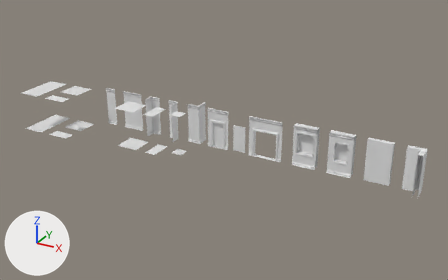
Two versions of the FBX model UnityProject/Assets/Visuals/3D Assets/!Level Design Setups/V02/Import/LevelDesignSetup_V0.2.fbx, one commit apart.
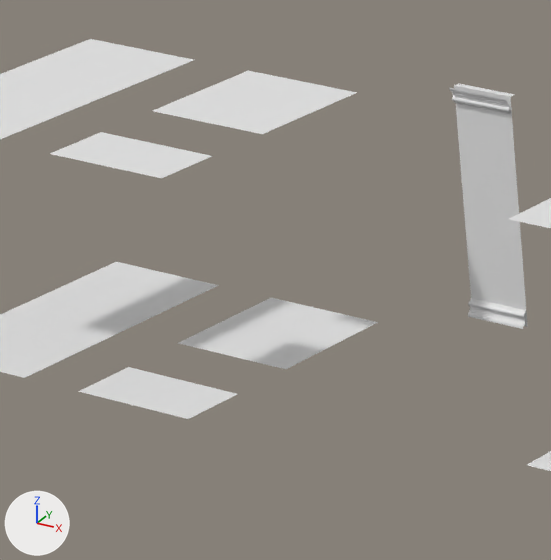
The first picture shows the older version from a 50 mm lens placed at (31.3, -43.3, 22.4), pointed at (8.2, -1.3, 1.5). The close-ups show both versions on the part from 8% to 27% of the width and 27% to 57% of the height of that picture; other places that the commit changed are outside them. The axes (+X, +Y, +Z) are drawn at lower left. The lights are the same throughout. Where no turn or scale is listed for an object, it has been applied to the vertices.

In view in the first close-up: 'Roof_2*2m', 'WallMoldings_2m.001', 'Wall_1m', 'WoodFloor_1*2m', 'WoodFloor_1*2m_Ceiling', 'WoodFloor_2*2', 'WoodFloor_2*2_Ceiling', 'WoodFloor_2*4', 'WoodFloor_2*4_Ceiling'.
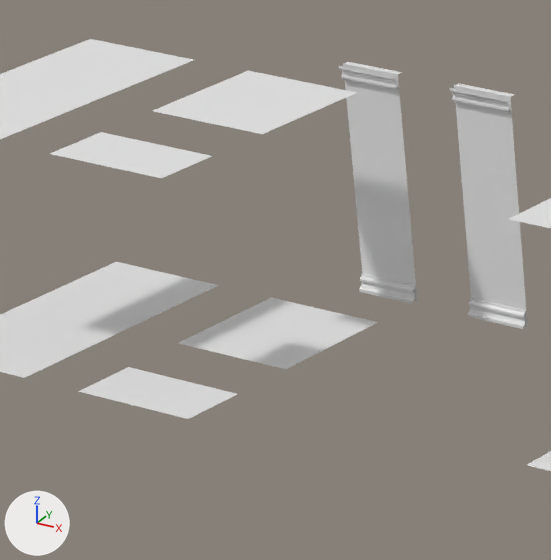
Where the newer file only moved an object's origin or applied its transform, the numbers keep the older frame.

The change, as a diff of the scene's bpy script:
```diff
--- a/UnityProject/Assets/Visuals/3D Assets/!Level Design Setups/V02/Import/LevelDesignSetup_V0.2.fbx.py
+++ b/UnityProject/Assets/Visuals/3D Assets/!Level Design Setups/V02/Import/LevelDesignSetup_V0.2.fbx.py
@@ me_plane_007 @@
+me_plane_007.from_pydata([(0.0, 0.0, 0.0), (1.0, 0.0, 0.0), (0.0, 0.0, 3.5), (1.0, 0.0, 3.5), (0.0, 0.1, 3.5), (1.0, 0.1, 3.5)], [], [(0, 1, 3, 2), (3, 5, 4, 2)])
@@ me_plane_022 @@
+me_plane_022.from_pydata(...)  # 56 vertices, 26 faces; spans x -0.51..0.49, y 0.0..0.11, z 0.0..3.5
@@ ob_kitchenwall_1m @@
+ob_kitchenwall_1m = bpy.data.objects.new('KitchenWall_1m', me_plane_007)
+ob_kitchenwall_1m.location = (-7.01, -0.1, 0.0)
@@ ob_wallmoldings_2m_005 @@
+ob_wallmoldings_2m_005 = bpy.data.objects.new('WallMoldings_2m.005', me_plane_022)
+ob_wallmoldings_2m_005.location = (-6.5, -0.2, 0.0)
```

Boxes (x1, y1, x2, y2) around the edits, measured in the close-ups (551 x 560 px):
'KitchenWall_1m', added
    after: (343, 62, 417, 302)
'WallMoldings_2m.005', added
    after: (339, 66, 415, 304)
